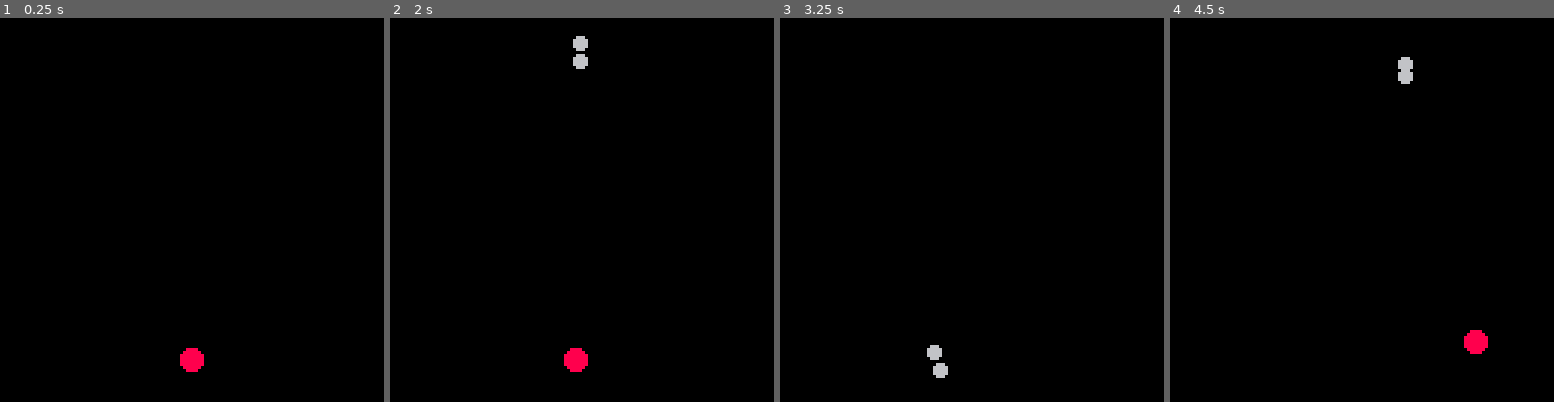
Above: before the commit, frames 1-4 (left to right).
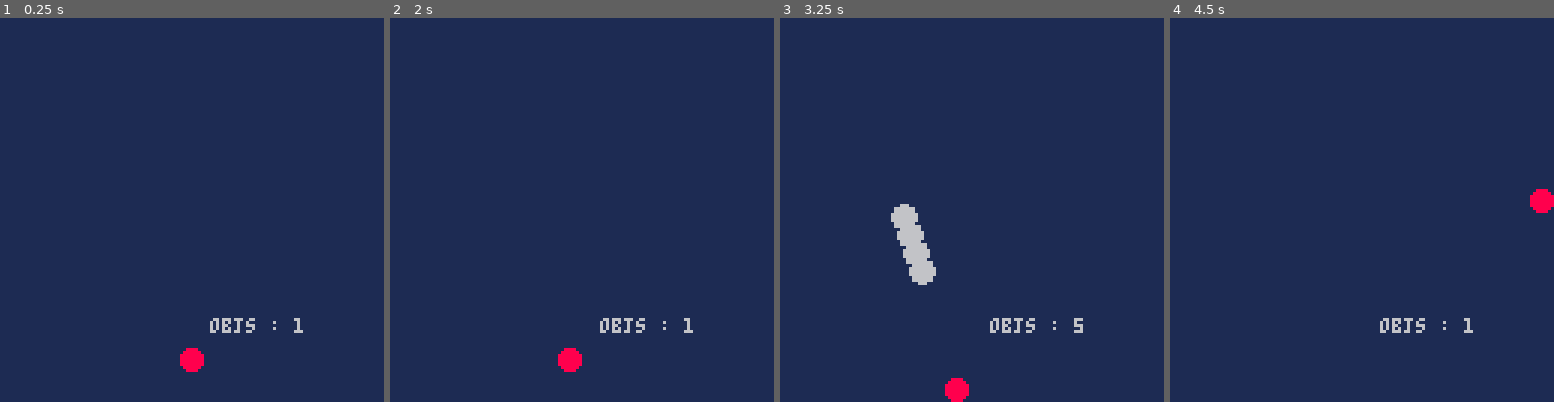
Above: after the commit, the same moments.

Repository: chihirotange/pico8
Game: PICO-8 cartridge shmup2/main.p8
Two runs of this game, one before a commit and one after it. Both use one fixed random seed, a clock stepped at 60 frames per second and the inputs below.
Inputs:
- Up to frame 1 (0.25 s): no input
- Up to frame 2 (2 s): tap O (Z key) at 0.33, 0.7, 1.43 s; hold Left from 1.97 s (still down)
- Up to frame 3 (3.25 s): tap O (Z key) at 2.22, 3.1 s; release Left at 2.37 s; hold Down 2.42-2.82 s; hold Right from 2.87 s (still down)
- Up to frame 4 (4.5 s): release Right at 3.53 s; hold Up 3.58-4.08 s; tap O (Z key) at 3.98 s; hold Right from 4.13 s (still down)

The runs differ from the first frame. In frame 1, 100% of the frame differs, in the area x 0-100%, y 0-100%; in frame 2, 100%; in frame 3, 100%; in frame 4, 100%.

Commit message:
update logic + class

Diff:
--- a/shmup2/bullet.lua
+++ b/shmup2/bullet.lua
@@ -4,6 +4,7 @@
     local bullet = create_object({
         x = x,
         y = y,
+        r = 4,
         sy = -6,
         sx = 0,
         update = function(self)
@@ -16,7 +17,7 @@
         end,
         draw = function(self)
             local _ENV = self
-            circfill(x, y, 2)
+            circfill(x , y, r)
         end
     })
 end
--- a/shmup2/framework/class.lua
+++ b/shmup2/framework/class.lua
@@ -5,6 +5,8 @@
 local pending_destroy_objects = {}
 
 object_base = setmetatable ({
+    init = function(self)
+    end,
     destroy = function(self)
         add(pending_destroy_objects, self)
     end
@@ -38,8 +40,7 @@
 function create_object(tbl)
     local obj = tbl or {}
     setmetatable (obj, object_base)
+    obj:init()
     add(all_objects, obj)
-
-    printh(count(all_objects))
     return obj
 end
--- /dev/null
+++ b/shmup2/framework/debug.lua
@@ -0,0 +1,3 @@
+function text_debug(text, value)
+    print(text .. " : " .. value, 70, 100)
+end
--- a/shmup2/game.lua
+++ b/shmup2/game.lua
@@ -2,11 +2,16 @@
     printh("hello")
 end
 
-function _update()
+function _update60()
     update_all_objects()
 end
 
 function _draw()
-    cls()
+    cls(1)
+    draw_debug()
     draw_all_objects()
 end
+
+function draw_debug()
+    text_debug("objs", count(all_objects))
+end
--- a/shmup2/main.p8
+++ b/shmup2/main.p8
@@ -2,6 +2,7 @@
 version 41
 __lua__
 #include framework/class.lua
+#include framework/debug.lua
 
 #include ship.lua
 #include bullet.lua
--- a/shmup2/ship.lua
+++ b/shmup2/ship.lua
@@ -4,7 +4,8 @@
     sx = 0,
     sy = 0,
     spr_i = 2,
-
+    default_bul_timer = 1, --unit is frames
+    bul_timer = 0,
     update = function(self)
         local _ENV = self
         -- "drag, friction"
@@ -28,12 +29,21 @@
         end
 
         if btn(4) then
-            create_bullet(x + 3, y)
+            if bul_timer <= 0 then
+                create_bullet(x + 4, y)
+                bul_timer = default_bul_timer
+            end
         end
 
         -- update ship location
         x += sx
+        x = min(120, x)
+        x = max(0, x)
         y += sy
+        y = min(120, y)
+        y = max(0, y)
+
+        bul_timer -= 1
     end,
 
     draw = function(self)
